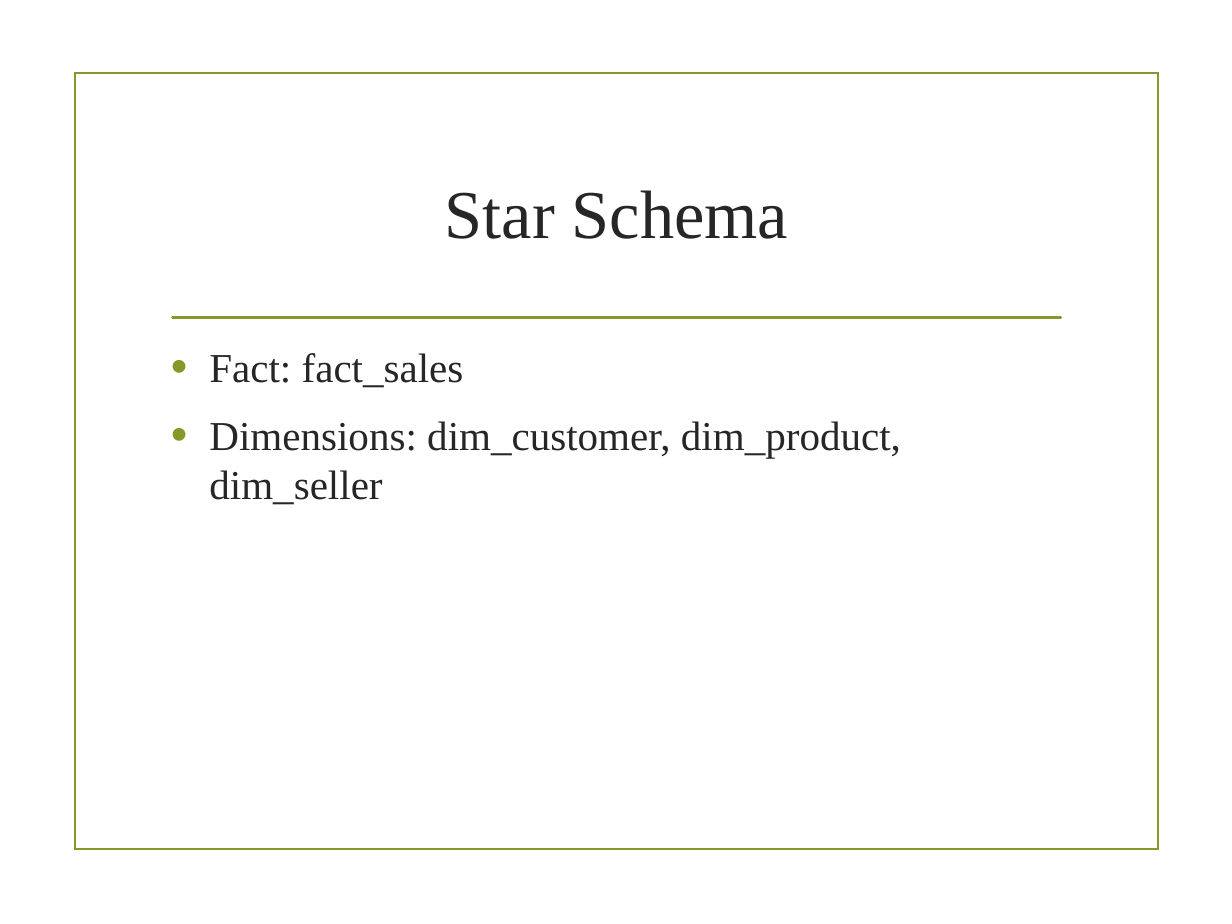
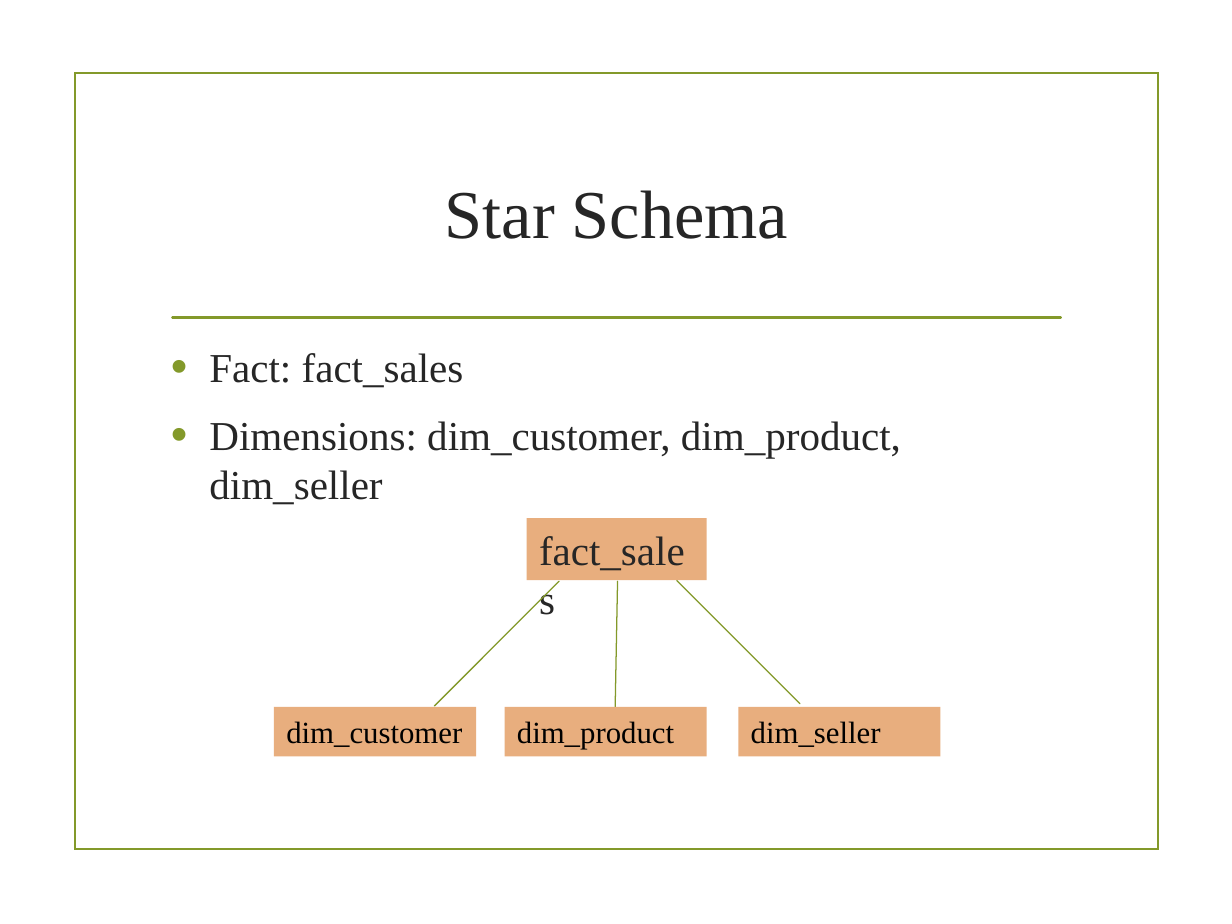
Before and after one commit to weihg27/ecommerce-project, a slide deck: slide 3 of slices/Olist_Ecommerce_Project_Presentation.pptx. Drawn at 1232x924 pixels with LibreOffice and Linux fonts; fonts in the diff are those of the drawing; background and template pictures are left out. Boxes give left, top, right and bottom in pixels: in the first picture for what was removed or moved away, otherwise in the second. Text is boxed around its words. In the diff, an @@ line names an element or a change of style, - is before the commit and + after.

```diff
--- a/slices/Olist_Ecommerce_Project_Presentation.pptx
+++ b/slices/Olist_Ecommerce_Project_Presentation.pptx
@@ rectangle added at [527, 519, 707, 580], fill #E8AE7E, 24 pt, text #262626 @@
+fact_sales
@@ line added from (559, 582) to (435, 706), #83992A 0.75 pt @@
@@ line added from (617, 582) to (615, 707), #83992A 0.75 pt @@
@@ line added from (676, 580) to (800, 703), #83992A 0.75 pt @@
@@ rectangle added at [274, 707, 476, 756], fill #E8AE7E, 18 pt, text #000000 @@
+dim_customer
@@ rectangle added at [505, 707, 707, 756], fill #E8AE7E, 18 pt, text #000000 @@
+dim_product
@@ rectangle added at [738, 707, 940, 756], fill #E8AE7E, 18 pt, text #000000 @@
+dim_seller
```
Also in this commit, not shown: 4 other files.
